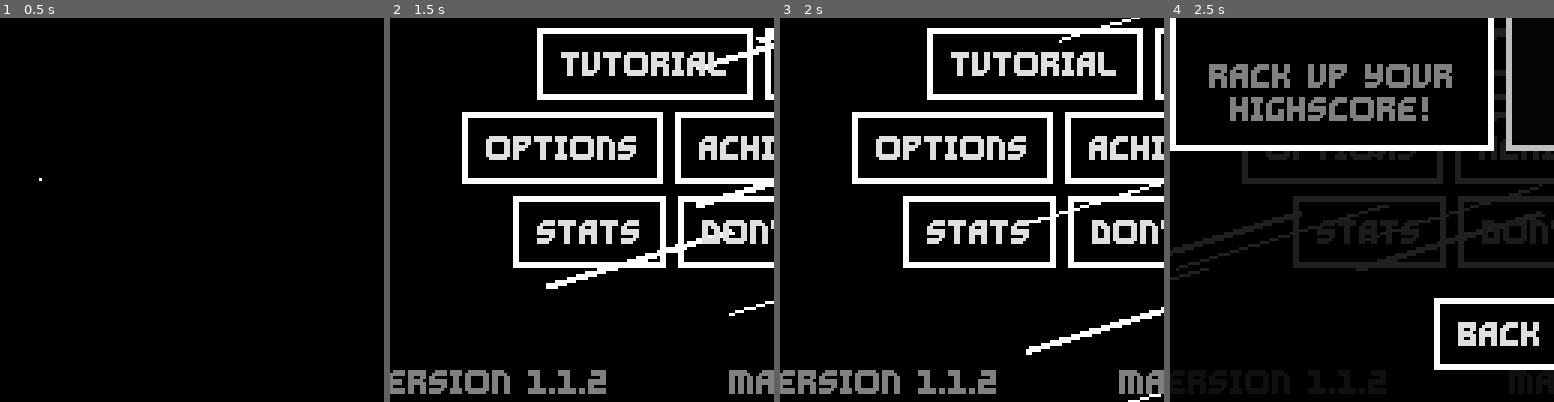
Above: before the commit, frames 1-4 (left to right).
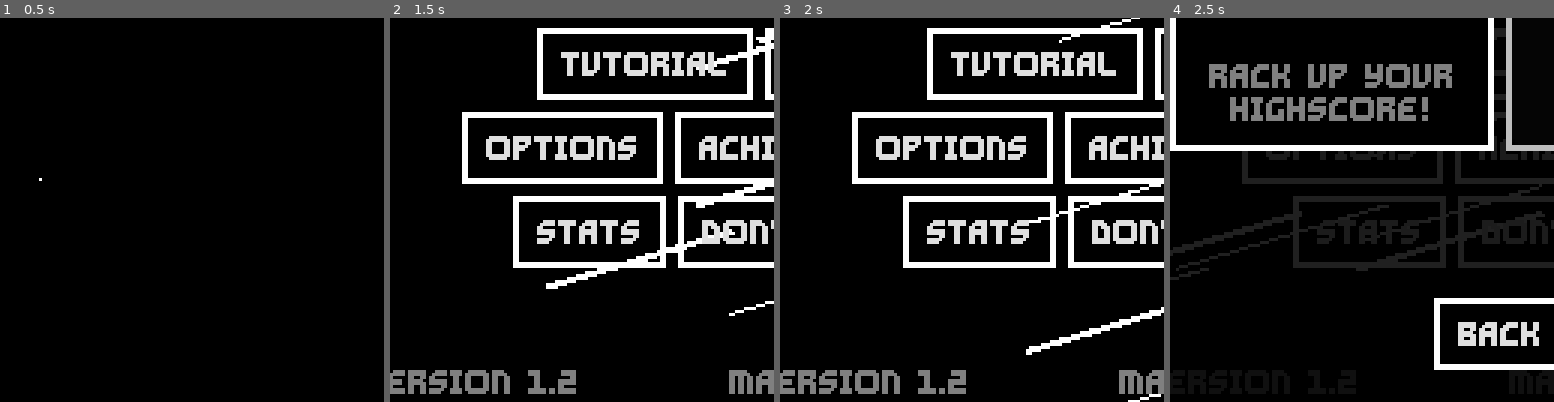
Above: after the commit, the same moments.

Repository: Ayabee527/Wind-Of-Change
Game: Godot game, scene res://main_menu/main_menu.tscn
Same seed, same stepped clock (60 frames per second), same inputs: the game is played once before the commit and once after it.
Inputs:
- Up to frame 1 (0.5 s): no input
- Up to frame 2 (1.5 s): click "PLAY" at 0.5 s; click "BACK" at 1.25 s
- Up to frame 3 (2 s): no input
- Up to frame 4 (2.5 s): click "PLAY" at 2 s
The pictures show only the part of the screen within x 7-57%, y 47-97%; the shares and areas given below are measured in that part.

Frame 1 is identical in both runs. In frame 2, 0.4% of the frame differs, in the area x 43-57%, y 91-98%; in frame 3, 0.4%; in frame 4, less than 0.1%.

Commit message:
no more borderless + bullet stalling tweaks + endless goal tip

Diff:
--- a/game/autoloads/Global.gd
+++ b/game/autoloads/Global.gd
@@ -7,6 +7,7 @@
 var game_version: String = "1.0.1"
 var mouse_control: bool = false
 var window_movement: bool = true
+var window_borderless: bool = false
 var sfx_volume: float
 var music_volume: float
 
--- a/game/autoloads/data_loader.gd
+++ b/game/autoloads/data_loader.gd
@@ -1,6 +1,6 @@
 extends Node
 
-const CURRENT_GAME_VERSION: String = "1.1.2"
+const CURRENT_GAME_VERSION: String = "1.2"
 
 const SAVE_PATH: String = "user://data.cfg"
 const USER_NAME: String = "USER"
@@ -116,6 +116,17 @@
 			#SilentWolf.Scores.wipe_leaderboard("daily_bullet")
 
 			upgraded_version = "1.1.2"
+		"1.1.2":
+			var config = ConfigFile.new()
+			config.load(SAVE_PATH)
+
+			config.set_value(USER_NAME, "window_borderless", Global.window_borderless)
+
+			config.set_value(USER_NAME, "game_version", "1.2")
+
+			config.save(SAVE_PATH)
+
+			upgraded_version = "1.2"
 		CURRENT_GAME_VERSION:
 			upgraded_version = CURRENT_GAME_VERSION
 
@@ -143,6 +154,7 @@
 		AudioServer.get_bus_index("music")
 	))
 	config.set_value(USER_NAME, "window_movement", Global.window_movement)
+	config.set_value(USER_NAME, "window_borderless", Global.window_borderless)
 	config.set_value(USER_NAME, "endless_highscores", Global.endless_highs)
 	config.set_value(USER_NAME, "bullet_highscores", Global.bullet_highs)
 	config.set_value(USER_NAME, "username", Global.username)
@@ -202,6 +214,7 @@
 	)
 
 	Global.window_movement = config.get_value(USER_NAME, "window_movement")
+	Global.window_borderless = config.get_value(USER_NAME, "window_borderless")
 	Global.mouse_control = config.get_value(USER_NAME, "mouse_control")
 	Global.endless_highs = config.get_value(USER_NAME, "endless_highscores")
 	Global.bullet_highs = config.get_value(USER_NAME, "bullet_highscores")
--- a/game/bullet_hell/bullethell.gd
+++ b/game/bullet_hell/bullethell.gd
@@ -13,6 +13,7 @@
 @export var wind_momma: WindMomma
 @export var bg_music: AudioStreamPlayer
 @export var survive_timer: Timer
+@export var stall_grace_timer: Timer
 @export var player: Player
 @export var goal: BulletHellGoal
 
@@ -27,6 +28,7 @@
 var goal_ready: bool = false
 
 var game_overed: bool = false
+var punish: float = 0.0
 
 func _ready() -> void:
 	window = get_window()
@@ -37,7 +39,12 @@
 		if not goal_ready:
 			death_value -= delta * 2.5
 		else:
-			death_value += delta
+			punish += delta * 0.33
+			if punish > 5.0 and not goal.mad:
+				goal.mad = true
+			death_value += punish * delta
+			if punish > 5.0 and death_value >= 100.0 and not goal.really_mad:
+				goal.really_mad = true
 
 	death_value = clamp(death_value, 0.0, 100.0)
 
@@ -95,6 +102,8 @@
 		window_velocity.y *= bounce_factor
 
 func collect_goal() -> void:
+	goal.mad = false
+	goal.really_mad = false
 	var tween = create_tween()
 	tween.set_ease(Tween.EASE_IN).set_trans(Tween.TRANS_CUBIC)
 	tween.tween_property(
@@ -177,13 +186,20 @@
 
 
 func _on_bullet_hell_goal_collected() -> void:
+	stall_grace_timer.stop()
 	if not bg_music.playing:
 		bg_music.play()
 		survive_timer.start()
 		timer_label.show()
 
 	if not game_overed:
-		death_value -= 30
+		print(punish)
+		if punish <= 5.0:
+			death_value -= 30
+		else:
+			if death_value < 100.0:
+				death_value -= 15
+
 		collect_goal()
 
 		wind_momma.wind_direction = Vector2.ZERO
@@ -206,7 +222,7 @@
 
 
 func _on_bullet_hell_goal_activated() -> void:
-	goal_ready = true
+	stall_grace_timer.start()
 
 
 func _on_retry_pressed() -> void:
@@ -215,3 +231,8 @@
 
 func _on_back_pressed() -> void:
 	SceneSwitcher.switch_to("res://main_menu/main_menu.tscn")
+
+
+func _on_stall_grace_timeout() -> void:
+	goal_ready = true
+	punish = 0.5
--- a/game/bullet_hell/bullethell.tscn
+++ b/game/bullet_hell/bullethell.tscn
@@ -154,7 +154,7 @@
 border_width_bottom = 2
 border_color = Color(1, 1, 1, 1)
 
-[node name="BulletHell" type="Node2D" node_paths=PackedStringArray("collect_panel", "death_bar", "timer_label", "gameover_label", "pause_butt", "retry_butt", "back_butt", "wind_momma", "bg_music", "survive_timer", "player", "goal")]
+[node name="BulletHell" type="Node2D" node_paths=PackedStringArray("collect_panel", "death_bar", "timer_label", "gameover_label", "pause_butt", "retry_butt", "back_butt", "wind_momma", "bg_music", "survive_timer", "stall_grace_timer", "player", "goal")]
 script = ExtResource("1_n4gij")
 collect_panel = NodePath("BGColor/CollectPanel")
 death_bar = NodePath("BGColor/DeathBar")
@@ -166,10 +166,15 @@
 wind_momma = NodePath("WindMomma")
 bg_music = NodePath("BGMusic")
 survive_timer = NodePath("SurviveTimer")
+stall_grace_timer = NodePath("StallGrace")
 player = NodePath("Player")
 goal = NodePath("BulletHellGoal")
 
 [node name="SurviveTimer" type="Timer" parent="."]
+
+[node name="StallGrace" type="Timer" parent="."]
+wait_time = 5.0
+one_shot = true
 
 [node name="BGColor" type="PanelContainer" parent="."]
 clip_contents = true
@@ -442,6 +447,7 @@
 
 [connection signal="game_over" from="." to="UI/PauseMenu" method="_on_bullet_hell_game_over"]
 [connection signal="timeout" from="SurviveTimer" to="." method="_on_survive_timer_timeout"]
+[connection signal="timeout" from="StallGrace" to="." method="_on_stall_grace_timeout"]
 [connection signal="pressed" from="BGColor/MarginContainer/Pause" to="UI/PauseMenu" method="_on_pause_pressed"]
 [connection signal="pressed" from="BGColor/MarginContainer/Retry" to="." method="_on_retry_pressed"]
 [connection signal="pressed" from="BGColor/MarginContainer/Back" to="." method="_on_back_pressed"]
--- a/game/bullet_hell/goal/bullet_hell_goal.gd
+++ b/game/bullet_hell/goal/bullet_hell_goal.gd
@@ -15,12 +15,19 @@
 
 @export var collect_sound: AudioStreamPlayer
 @export var ready_sound: AudioStreamPlayer
+@export var mad_sound: AudioStreamPlayer
+@export var really_mad_sound: AudioStreamPlayer
 
 var wind_momma: WindMomma
 var player: Player
 
 var active: bool = true
 var dead: bool = false
+
+var mad: bool = false:
+	set = set_mad
+var really_mad: bool = false:
+	set = set_really_mad
 
 var magnetize: float = 0.0
 
@@ -38,6 +45,18 @@
 		magnetize += delta
 
 	magnetize_to_player(delta)
+
+func set_mad(new_mad: bool) -> void:
+	if new_mad:
+		shape.color = Color(0, 0.5, 0)
+		mad_sound.play()
+	mad = new_mad
+
+func set_really_mad(new_really_mad: bool) -> void:
+	if new_really_mad:
+		shape.color = Color(0, 0, 0)
+		really_mad_sound.play()
+	really_mad = new_really_mad
 
 func update_wind(direction: Vector2, speed: float) -> void:
 	constant_force = Vector2.ZERO
--- a/game/bullet_hell/goal/bullet_hell_goal.tscn
+++ b/game/bullet_hell/goal/bullet_hell_goal.tscn
@@ -1,9 +1,10 @@
-[gd_scene load_steps=13 format=3 uid="uid://dukoklh1ovyrc"]
+[gd_scene load_steps=16 format=3 uid="uid://dukoklh1ovyrc"]
 
 [ext_resource type="Script" path="res://bullet_hell/goal/bullet_hell_goal.gd" id="1_6swtt"]
 [ext_resource type="Texture2D" uid="uid://dmmadcrn8ay1x" path="res://assets/textures/circle-filled.png" id="1_tv4ga"]
 [ext_resource type="AudioStream" uid="uid://bu3x6qlggbhka" path="res://assets/sounds/wewewewe.wav" id="3_b4x47"]
 [ext_resource type="AudioStream" uid="uid://d0i67nhh1aq0o" path="res://assets/sounds/3up.wav" id="4_qq36h"]
+[ext_resource type="AudioStream" uid="uid://b82ilmqxmlcla" path="res://assets/sounds/1up.wav" id="5_nbl15"]
 
 [sub_resource type="PhysicsMaterial" id="PhysicsMaterial_hkmxs"]
 rough = true
@@ -48,7 +49,19 @@
 stream_0/stream = ExtResource("4_qq36h")
 stream_0/weight = 1.0
 
-[node name="BulletHellGoal" type="RigidBody2D" node_paths=PackedStringArray("evade_timer", "shape", "ring", "collision", "player_zone_collision", "collect_sound", "ready_sound")]
+[sub_resource type="AudioStreamRandomizer" id="AudioStreamRandomizer_36p7w"]
+random_pitch = 1.15
+streams_count = 1
+stream_0/stream = ExtResource("3_b4x47")
+stream_0/weight = 1.0
+
+[sub_resource type="AudioStreamRandomizer" id="AudioStreamRandomizer_otihg"]
+random_pitch = 1.15
+streams_count = 1
+stream_0/stream = ExtResource("5_nbl15")
+stream_0/weight = 1.0
+
+[node name="BulletHellGoal" type="RigidBody2D" node_paths=PackedStringArray("evade_timer", "shape", "ring", "collision", "player_zone_collision", "collect_sound", "ready_sound", "mad_sound", "really_mad_sound")]
 collision_layer = 16
 collision_mask = 5
 physics_material_override = SubResource("PhysicsMaterial_hkmxs")
@@ -64,6 +77,8 @@
 player_zone_collision = NodePath("PlayerZone/CollisionShape2D")
 collect_sound = NodePath("Collect")
 ready_sound = NodePath("Ready")
+mad_sound = NodePath("Mad")
+really_mad_sound = NodePath("ReallyMad")
 
 [node name="Ring" type="GPUParticles2D" parent="."]
 amount = 250
@@ -92,6 +107,16 @@
 stream = SubResource("AudioStreamRandomizer_k1ngn")
 bus = &"sfx"
 
+[node name="Mad" type="AudioStreamPlayer" parent="."]
+stream = SubResource("AudioStreamRandomizer_36p7w")
+pitch_scale = 0.2
+bus = &"sfx"
+
+[node name="ReallyMad" type="AudioStreamPlayer" parent="."]
+stream = SubResource("AudioStreamRandomizer_otihg")
+pitch_scale = 0.15
+bus = &"sfx"
+
 [node name="EvadeTimer" type="Timer" parent="."]
 wait_time = 20.0
 one_shot = true
--- a/game/goal/player_goal.gd
+++ b/game/goal/player_goal.gd
@@ -33,9 +33,11 @@
 @export var player_collision: CollisionShape2D
 
 @export var collect_particles: GPUParticles2D
+@export var ready_particles: GPUParticles2D
 
 @export var explod_sound: AudioStreamPlayer
 @export var yipee_sound: AudioStreamPlayer
+@export var ready_sound: AudioStreamPlayer
 
 var combo: int = 0
 
@@ -59,7 +61,7 @@
 	tween.set_parallel()
 	tween.tween_property(
 		shape, "modulate",
-		Color(1, 1, 1, 1), 3.0
+		Color(1, 1, 1, 0.75), 3.0
 	).from(Color(0, 1, 0, 0.5))
 	tween.tween_property(
 		shape, "scale",
@@ -70,6 +72,11 @@
 	collect_particles.restart()
 	explod_sound.play()
 	yipee_sound.play()
+
+	await tween.finished
+	ready_particles.restart()
+	shape.modulate.a = 1.0
+	ready_sound.play()
 
 func explode() -> void:
 	var owies = get_tree().get_nodes_in_group("owies")
--- a/game/goal/player_goal.tscn
+++ b/game/goal/player_goal.tscn
@@ -1,19 +1,14 @@
-[gd_scene load_steps=13 format=3 uid="uid://j5ampglym1at"]
+[gd_scene load_steps=16 format=3 uid="uid://j5ampglym1at"]
 
 [ext_resource type="Script" path="res://goal/player_goal.gd" id="1_pwn1o"]
 [ext_resource type="Texture2D" uid="uid://dmmadcrn8ay1x" path="res://assets/textures/circle-filled.png" id="2_ek0ph"]
 [ext_resource type="AudioStream" uid="uid://ds8emyev6w6pm" path="res://assets/sounds/explod.wav" id="3_kyjss"]
 [ext_resource type="AudioStream" uid="uid://bigqmw32qq7sh" path="res://assets/sounds/2up.wav" id="4_yyl1y"]
+[ext_resource type="AudioStream" uid="uid://c7ud4vs4e7x3m" path="res://assets/sounds/ready2.wav" id="5_ltnnx"]
 
 [sub_resource type="PhysicsMaterial" id="PhysicsMaterial_2tyrj"]
 rough = true
 bounce = 0.9
-
-[sub_resource type="CircleShape2D" id="CircleShape2D_hq080"]
-radius = 16.0
-
-[sub_resource type="CircleShape2D" id="CircleShape2D_oekn7"]
-radius = 24.0
 
 [sub_resource type="Curve" id="Curve_mou8y"]
 _data = [Vector2(0, 0), 0.0, 0.0, 0, 0, Vector2(0.106667, 1), 0.0, 0.0, 0, 0, Vector2(1, 0), 0.0, 0.0, 0, 0]
@@ -22,13 +17,29 @@
 [sub_resource type="CurveTexture" id="CurveTexture_8wlu4"]
 curve = SubResource("Curve_mou8y")
 
+[sub_resource type="ParticleProcessMaterial" id="ParticleProcessMaterial_ng3gv"]
+particle_flag_disable_z = true
+spread = 180.0
+initial_velocity_min = 50.0
+initial_velocity_max = 50.0
+gravity = Vector3(0, 0, 0)
+damping_max = 150.0
+scale_min = 0.05
+scale_max = 0.25
+scale_curve = SubResource("CurveTexture_8wlu4")
+
+[sub_resource type="CircleShape2D" id="CircleShape2D_hq080"]
+radius = 16.0
+
+[sub_resource type="CircleShape2D" id="CircleShape2D_oekn7"]
+radius = 24.0
+
 [sub_resource type="ParticleProcessMaterial" id="ParticleProcessMaterial_d03xg"]
 particle_flag_disable_z = true
 spread = 180.0
 initial_velocity_min = 50.0
 initial_velocity_max = 150.0
 gravity = Vector3(0, 0, 0)
-damping_min = 50.0
 damping_max = 150.0
 scale_min = 0.05
 scale_max = 0.25
@@ -48,7 +59,14 @@
 stream_0/stream = ExtResource("4_yyl1y")
 stream_0/weight = 1.0
 
-[node name="PlayerGoal" type="RigidBody2D" node_paths=PackedStringArray("stun_timer", "shape", "collision", "player_collision", "collect_particles", "explod_sound", "yipee_sound")]
+[sub_resource type="AudioStreamRandomizer" id="AudioStreamRandomizer_nk8yy"]
+random_pitch = 1.1
+random_volume_offset_db = 5.0
+streams_count = 1
+stream_0/stream = ExtResource("5_ltnnx")
+stream_0/weight = 1.0
+
+[node name="PlayerGoal" type="RigidBody2D" node_paths=PackedStringArray("stun_timer", "shape", "collision", "player_collision", "collect_particles", "ready_particles", "explod_sound", "yipee_sound", "ready_sound")]
 collision_layer = 16
 physics_material_override = SubResource("PhysicsMaterial_2tyrj")
 gravity_scale = 0.0
@@ -59,8 +77,18 @@
 collision = NodePath("CollisionShape2D")
 player_collision = NodePath("PlayerZone/CollisionShape2D")
 collect_particles = NodePath("CollectParticles")
+ready_particles = NodePath("ReadyParticles")
 explod_sound = NodePath("Explod")
 yipee_sound = NodePath("Yipee")
+ready_sound = NodePath("Ready")
+
+[node name="ReadyParticles" type="GPUParticles2D" parent="."]
+emitting = false
+amount = 50
+process_material = SubResource("ParticleProcessMaterial_ng3gv")
+texture = ExtResource("2_ek0ph")
+one_shot = true
+explosiveness = 1.0
 
 [node name="Shape" type="Polygon2D" parent="."]
 polygon = PackedVector2Array(-14, -8, -8, -14, 0, -16, 8, -14, 14, -8, 16, 0, 14, 8, 8, 14, 0, 16, -8, 14, -14, 8, -16, 0)
@@ -114,5 +142,10 @@
 pitch_scale = 0.75
 bus = &"sfx"
 
+[node name="Ready" type="AudioStreamPlayer" parent="."]
+stream = SubResource("AudioStreamRandomizer_nk8yy")
+volume_db = 5.0
+bus = &"sfx"
+
 [connection signal="timeout" from="MoveTimer" to="." method="_on_move_timer_timeout"]
 [connection signal="body_entered" from="PlayerZone" to="." method="_on_player_zone_body_entered"]
--- a/game/main_menu/main_menu.gd
+++ b/game/main_menu/main_menu.gd
@@ -9,10 +9,15 @@
 @export var online_menu: OnlineMenu
 
 func _ready() -> void:
+	DisplayServer.window_set_flag(DisplayServer.WINDOW_FLAG_BORDERLESS, false)
 	SceneSwitcher.switch_in()
 	DataLoader.load_config()
 	await get_tree().create_timer(0.5).timeout
 	AchievementHandler.load_achievements()
+
+	DisplayServer.window_set_flag(
+		DisplayServer.WINDOW_FLAG_BORDERLESS, Global.window_borderless
+	)
 
 	if OS.has_feature("web"):
 		quit_butt.hide()
--- a/game/main_menu/main_menu.tscn
+++ b/game/main_menu/main_menu.tscn
@@ -260,7 +260,7 @@
 theme_override_colors/font_color = Color(0.501961, 0.501961, 0.501961, 1)
 theme_override_fonts/font = ExtResource("1_of1rs")
 theme_override_font_sizes/font_size = 8
-text = "version 1.1.2"
+text = "version 1.2"
 
 [node name="Credits" type="Label" parent="MarginContainer"]
 layout_mode = 2
--- a/game/main_menu/options/options_menu.gd
+++ b/game/main_menu/options/options_menu.gd
@@ -4,6 +4,7 @@
 signal confirmed()
 
 @export var back_butt: Button
+@export var border_butt: CheckButton
 @export var window_move_butt: CheckButton
 @export var mouse_control_butt: CheckButton
 @export var master_volume: VolumeSlider
@@ -65,6 +66,7 @@
 
 		back_butt.pressed.connect(_on_back_pressed)
 		window_move_butt.toggled.connect(_on_window_butt_toggled)
+		border_butt.toggled.connect(_on_border_butt_toggled)
 		mouse_control_butt.toggled.connect(_on_mouse_butt_toggled)
 
 		master_volume.confirm_volume.connect(_on_volume_slider_confirm_volume)
@@ -81,6 +83,11 @@
 func _on_volume_slider_confirm_volume() -> void:
 	sound.play()
 
+func _on_border_butt_toggled(toggled_on: bool) -> void:
+	Global.window_borderless = not toggled_on
+	DisplayServer.window_set_flag(
+		DisplayServer.WINDOW_FLAG_BORDERLESS, Global.window_borderless
+	)
 
 func _on_window_butt_toggled(toggled_on: bool) -> void:
 	Global.window_movement = toggled_on
--- a/game/main_menu/options/options_menu.tscn
+++ b/game/main_menu/options/options_menu.tscn
@@ -118,7 +118,7 @@
 [sub_resource type="StyleBoxFlat" id="StyleBoxFlat_0blcx"]
 bg_color = Color(0, 0, 0, 0.878431)
 
-[node name="OptionsMenu" type="PanelContainer" node_paths=PackedStringArray("back_butt", "window_move_butt", "mouse_control_butt", "master_volume", "sound_volume", "move_keybinds", "keybind_buttons", "volume_sliders", "awaiting_input", "sound")]
+[node name="OptionsMenu" type="PanelContainer" node_paths=PackedStringArray("back_butt", "border_butt", "window_move_butt", "mouse_control_butt", "master_volume", "sound_volume", "move_keybinds", "keybind_buttons", "volume_sliders", "awaiting_input", "sound")]
 process_mode = 3
 anchors_preset = 15
 anchor_right = 1.0
@@ -128,6 +128,7 @@
 theme_override_styles/panel = SubResource("StyleBoxFlat_tw356")
 script = ExtResource("1_y0nrf")
 back_butt = NodePath("MarginContainer/VBoxContainer/Back")
+border_butt = NodePath("MarginContainer/VBoxContainer/ScrollContainer/VBoxContainer/Borderless/BorderButt")
 window_move_butt = NodePath("MarginContainer/VBoxContainer/ScrollContainer/VBoxContainer/WindowMove/WindowButt")
 mouse_control_butt = NodePath("MarginContainer/VBoxContainer/ScrollContainer/VBoxContainer/MouseControl/MouseButt")
 master_volume = NodePath("MarginContainer/VBoxContainer/ScrollContainer/VBoxContainer/Master/VolumeSlider")
@@ -175,17 +176,18 @@
 size_flags_horizontal = 3
 theme_override_constants/separation = 16
 
-[node name="WindowMove" type="HBoxContainer" parent="MarginContainer/VBoxContainer/ScrollContainer/VBoxContainer"]
-layout_mode = 2
-
-[node name="Label" type="Label" parent="MarginContainer/VBoxContainer/ScrollContainer/VBoxContainer/WindowMove"]
-layout_mode = 2
-theme_override_fonts/font = ExtResource("1_age2a")
-theme_override_font_sizes/font_size = 8
-text = "Window Movement:"
-horizontal_alignment = 1
-
-[node name="WindowButt" type="CheckButton" parent="MarginContainer/VBoxContainer/ScrollContainer/VBoxContainer/WindowMove"]
+[node name="Borderless" type="HBoxContainer" parent="MarginContainer/VBoxContainer/ScrollContainer/VBoxContainer"]
+visible = false
+layout_mode = 2
+
+[node name="Label" type="Label" parent="MarginContainer/VBoxContainer/ScrollContainer/VBoxContainer/Borderless"]
+layout_mode = 2
+theme_override_fonts/font = ExtResource("1_age2a")
+theme_override_font_sizes/font_size = 8
+text = "Show Window Title Bar:"
+horizontal_alignment = 1
+
+[node name="BorderButt" type="CheckButton" parent="MarginContainer/VBoxContainer/ScrollContainer/VBoxContainer/Borderless"]
 layout_mode = 2
 size_flags_horizontal = 10
 theme_override_icons/checked = ExtResource("2_tmccf")
@@ -196,17 +198,17 @@
 theme_override_styles/hover_pressed = SubResource("StyleBoxFlat_d5g70")
 theme_override_styles/focus = SubResource("StyleBoxFlat_jq6wo")
 
-[node name="MouseControl" type="HBoxContainer" parent="MarginContainer/VBoxContainer/ScrollContainer/VBoxContainer"]
-layout_mode = 2
-
-[node name="Label" type="Label" parent="MarginContainer/VBoxContainer/ScrollContainer/VBoxContainer/MouseControl"]
-layout_mode = 2
-theme_override_fonts/font = ExtResource("1_age2a")
-theme_override_font_sizes/font_size = 8
-text = "CONTROL WITH MOUSE:"
-horizontal_alignment = 1
-
-[node name="MouseButt" type="CheckButton" parent="MarginContainer/VBoxContainer/ScrollContainer/VBoxContainer/MouseControl"]
+[node name="WindowMove" type="HBoxContainer" parent="MarginContainer/VBoxContainer/ScrollContainer/VBoxContainer"]
+layout_mode = 2
+
+[node name="Label" type="Label" parent="MarginContainer/VBoxContainer/ScrollContainer/VBoxContainer/WindowMove"]
+layout_mode = 2
+theme_override_fonts/font = ExtResource("1_age2a")
+theme_override_font_sizes/font_size = 8
+text = "Window Movement:"
+horizontal_alignment = 1
+
+[node name="WindowButt" type="CheckButton" parent="MarginContainer/VBoxContainer/ScrollContainer/VBoxContainer/WindowMove"]
 layout_mode = 2
 size_flags_horizontal = 10
 theme_override_icons/checked = ExtResource("2_tmccf")
@@ -217,6 +219,27 @@
 theme_override_styles/hover_pressed = SubResource("StyleBoxFlat_d5g70")
 theme_override_styles/focus = SubResource("StyleBoxFlat_jq6wo")
 
+[node name="MouseControl" type="HBoxContainer" parent="MarginContainer/VBoxContainer/ScrollContainer/VBoxContainer"]
+layout_mode = 2
+
+[node name="Label" type="Label" parent="MarginContainer/VBoxContainer/ScrollContainer/VBoxContainer/MouseControl"]
+layout_mode = 2
+theme_override_fonts/font = ExtResource("1_age2a")
+theme_override_font_sizes/font_size = 8
+text = "CONTROL WITH MOUSE:"
+horizontal_alignment = 1
+
+[node name="MouseButt" type="CheckButton" parent="MarginContainer/VBoxContainer/ScrollContainer/VBoxContainer/MouseControl"]
+layout_mode = 2
+size_flags_horizontal = 10
+theme_override_icons/checked = ExtResource("2_tmccf")
+theme_override_icons/unchecked = ExtResource("3_gp2vc")
+theme_override_styles/normal = SubResource("StyleBoxFlat_5bg1j")
+theme_override_styles/pressed = SubResource("StyleBoxFlat_d5g70")
+theme_override_styles/hover = SubResource("StyleBoxFlat_aetpj")
+theme_override_styles/hover_pressed = SubResource("StyleBoxFlat_d5g70")
+theme_override_styles/focus = SubResource("StyleBoxFlat_jq6wo")
+
 [node name="Master" type="VBoxContainer" parent="MarginContainer/VBoxContainer/ScrollContainer/VBoxContainer"]
 layout_mode = 2
 
--- a/game/project.godot
+++ b/game/project.godot
@@ -32,7 +32,6 @@
 window/size/viewport_height=256
 window/size/initial_position_type=3
 window/size/resizable=false
-window/size/borderless=true
 window/size/window_width_override=768
 window/size/window_height_override=768
 window/stretch/mode="viewport"
Not shown, added: game/assets/sounds/ready.wav.import
Not shown, added: game/assets/sounds/ready2.wav.import
Not shown, added: game/assets/sounds/ready.wav
Not shown, added: game/assets/sounds/ready2.wav
Not shown, changed: game/kanban_tasks_data.kanban
